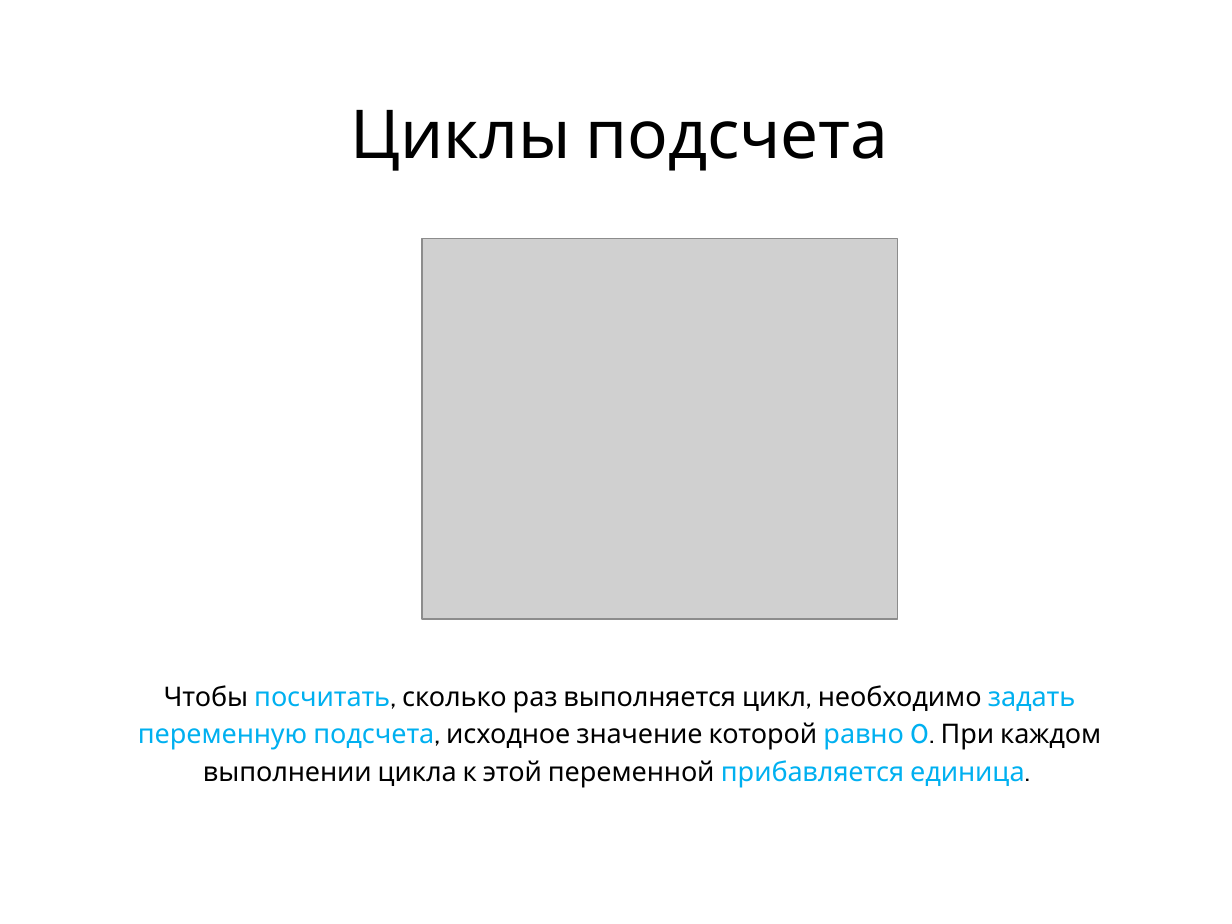
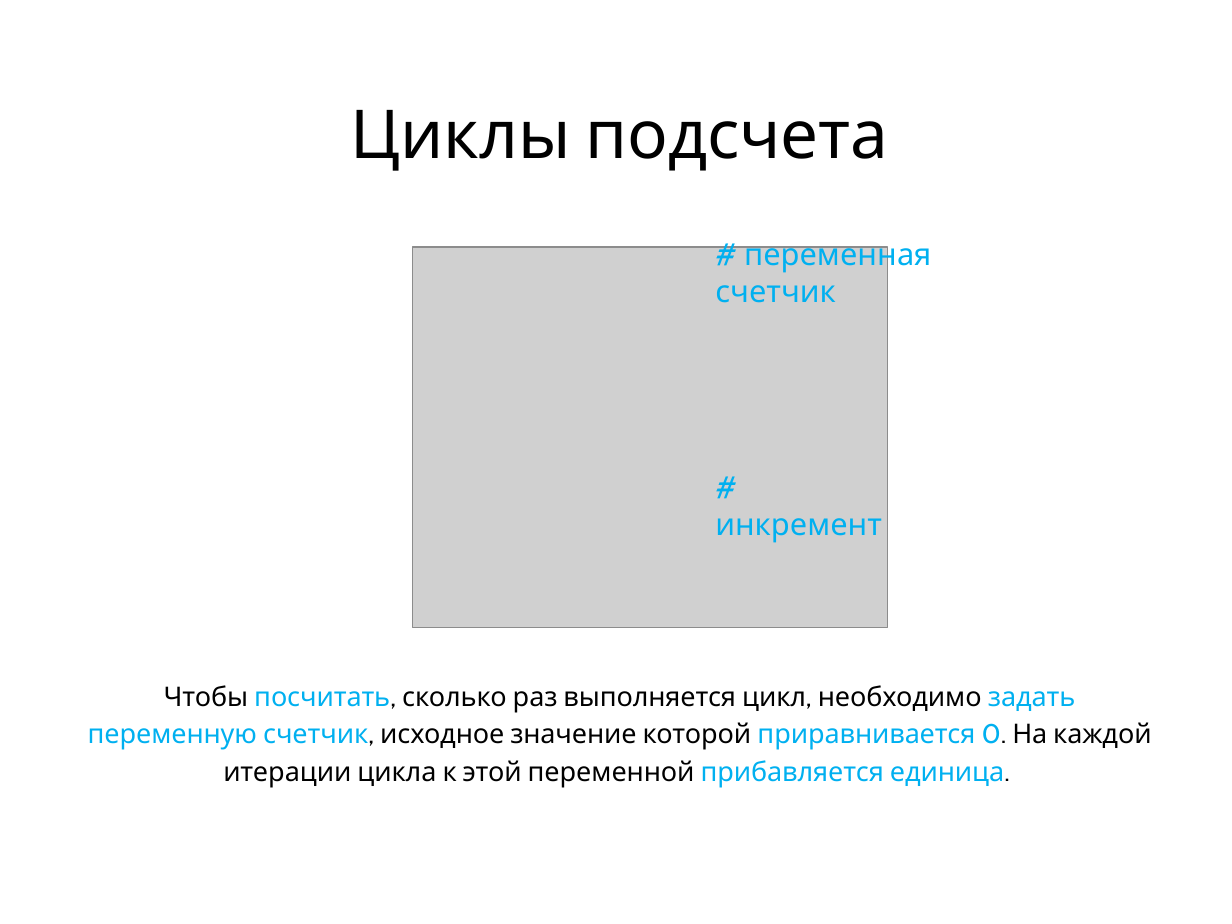
Before and after one commit to maxchv/LearnPython, a slide deck: slide 16 of week02/04.Loops.pptx (slide 15 before the commit). Drawn at 1232x924 pixels with LibreOffice and Linux fonts; fonts in the diff are those of the drawing; grey boxes stand for pictures. Boxes give left, top, right and bottom in pixels: in the first picture for what was removed or moved away, otherwise in the second. Text is boxed around its words. In the diff, an @@ line names an element or a change of style, - is before the commit and + after.

Commit message:
Добавлена презентация о циклах и папка unsorted

```diff
--- a/week02/04.Loops.pptx
+++ b/week02/04.Loops.pptx
@@ text added at bbox=[715, 237, 931, 303], 18 pt, text #00B0F0 @@
+# переменная счетчик
@@ picture: place and size @@
-picture at bbox=[423, 239, 898, 620]
+picture at bbox=[413, 246, 888, 627]
@@ text added at bbox=[715, 518, 882, 543], 18 pt, text #00B0F0 @@
+# инкремент
@@ text at bbox=[88, 685, 1151, 788]: text changed @@
-Чтобы посчитать, сколько раз выполняется цикл, необходимо задать переменную подсчета, исходное значение которой равно 0. При каждом выполнении цикла к этой переменной прибавляется единица.
+Чтобы посчитать, сколько раз выполняется цикл, необходимо задать переменную счетчик, исходное значение которой приравнивается 0. На каждой итерации цикла к этой переменной прибавляется единица.
```
Also in this commit, not shown: 11 other slides changed, 8 slides added, 1 slide removed, 8 other files.
